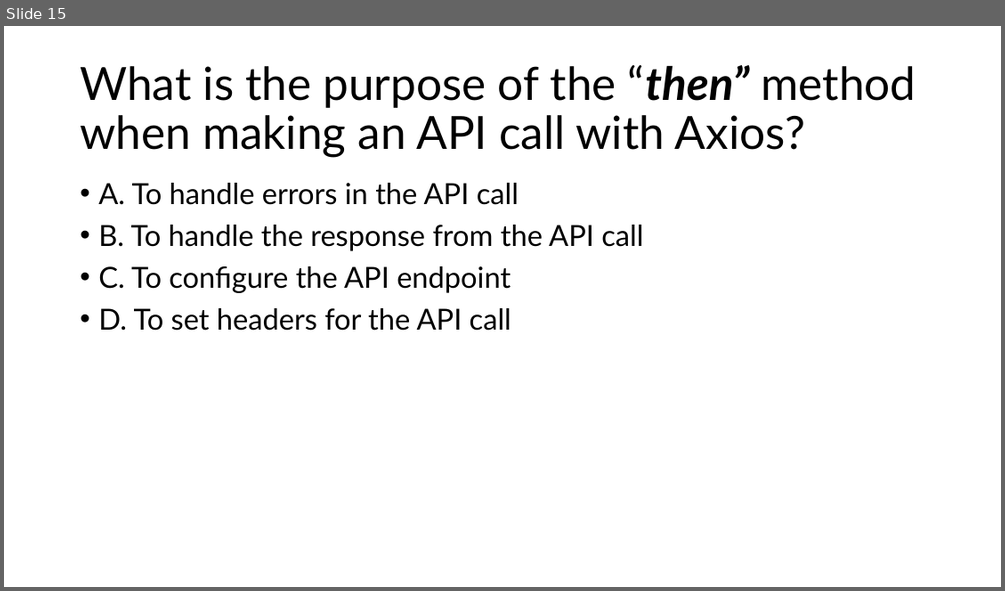
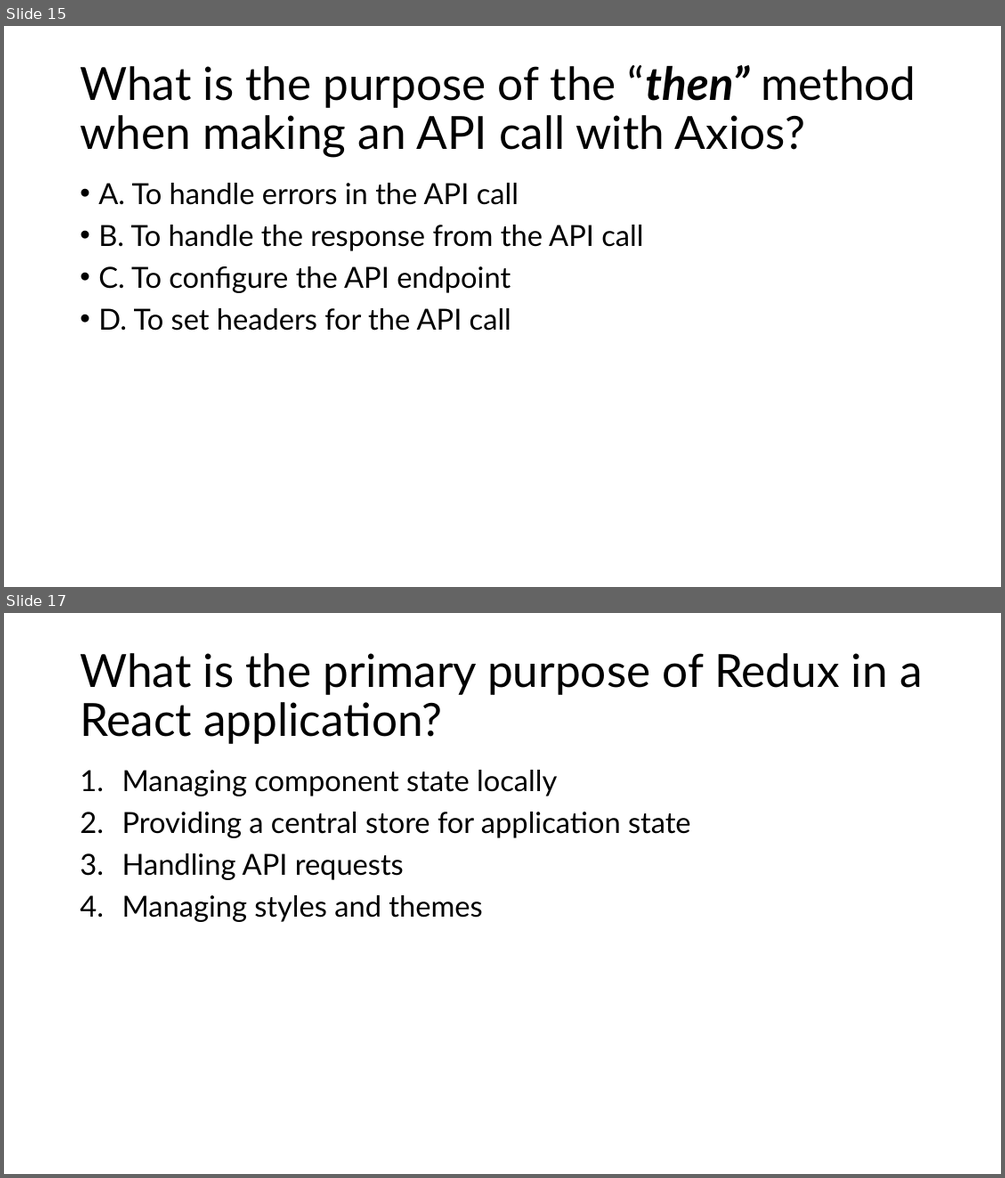
Before and after one commit to aniljos/FS-May-2024, a slide deck: Presentation/MCQ's.pptx. Shown one above the other, each under a label of ours: slide 15 before the commit, slides 15 and 17 after it; the slides between them are not shown. The pictures are 1005x591 and 1005x1178 pixels, drawn with LibreOffice and Linux fonts; fonts in the diff are those of the drawing. Boxes give left, top, right and bottom in pixels: in the first picture for what was removed or moved away, otherwise in the second. Text is boxed around its words. In the diff, an @@ line names an element or a change of style, - is before the commit and + after.

```diff
--- a/Presentation/MCQ's.pptx
+++ b/Presentation/MCQ's.pptx
@@ slide 17 added at [4, 613, 1001, 1174], background #FFFFFF @@
@@ title added at [80, 653, 922, 744], 44 pt, text #000000 @@
+What is the primary purpose of Redux in a React application?
@@ text added at [122, 770, 691, 922], 28 pt, text #000000 @@
+1. Managing component state locally
+2. Providing a central store for application state
+3. Handling API requests
+4. Managing styles and themes
```
Also in this commit, not shown: 14 other slides added, 10 other files.
